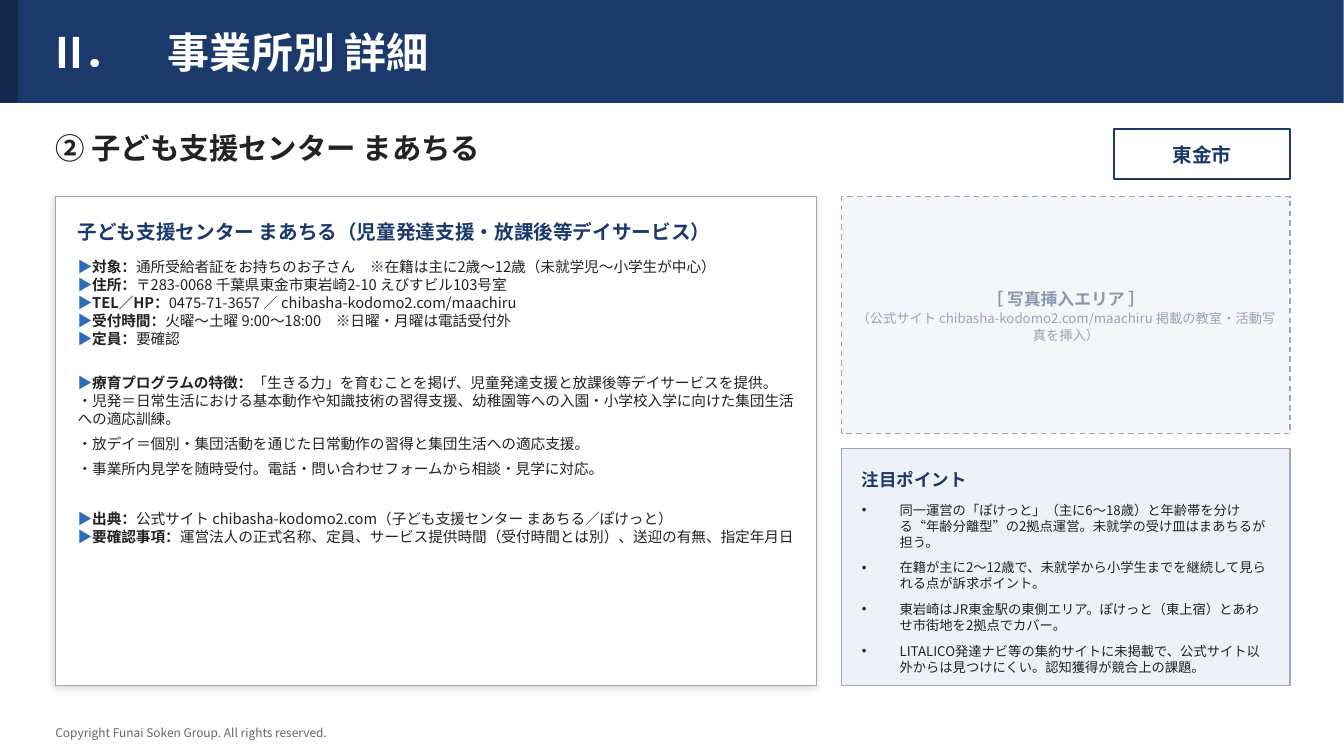
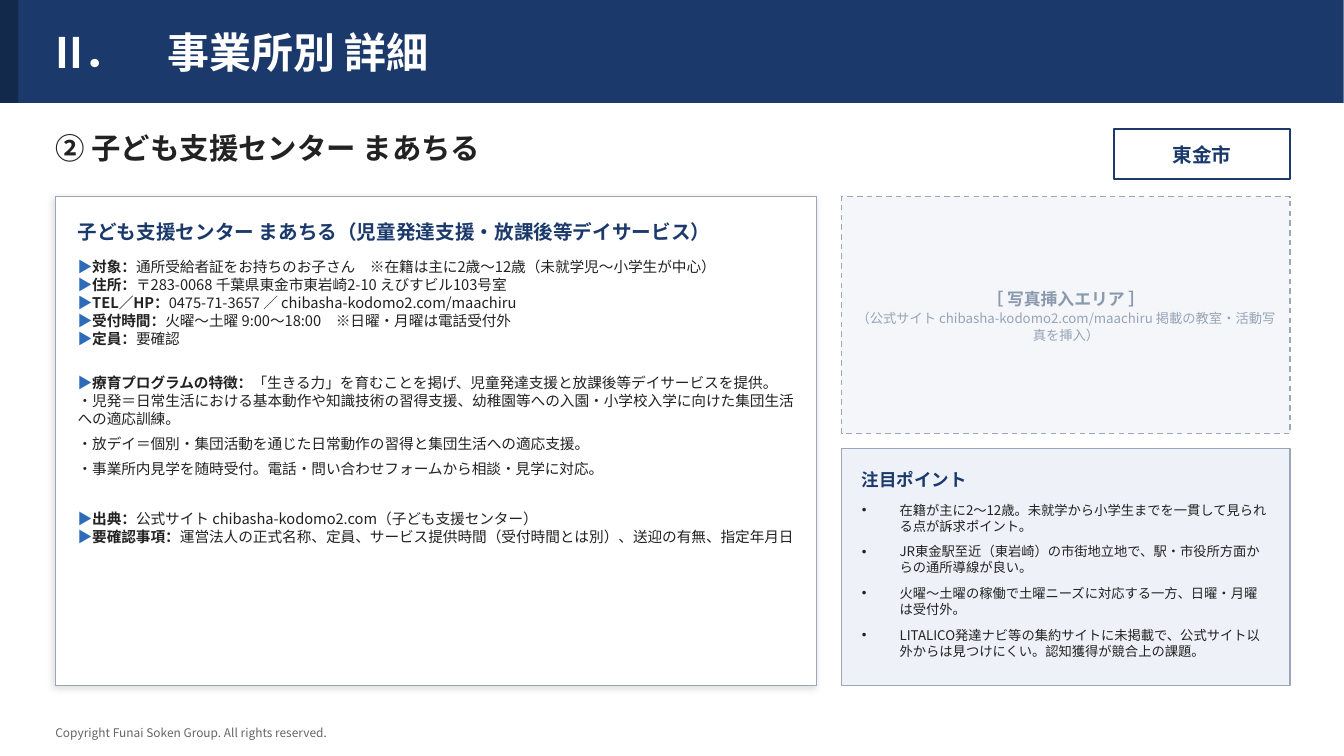
Before and after one commit to efejdjeifienfneafnwaj/-, a slide deck: slide 4 of 東金市_児童発達支援_事業所調査.pptx. Drawn at 1344x756 pixels with LibreOffice and Linux fonts; fonts in the diff are those of the drawing. Boxes give left, top, right and bottom in pixels: in the first picture for what was removed or moved away, otherwise in the second. Text is boxed around its words. In the diff, an @@ line names an element or a change of style, - is before the commit and + after.

```diff
--- a/東金市_児童発達支援_事業所調査.pptx
+++ b/東金市_児童発達支援_事業所調査.pptx
@@ text at [900,504,1267,615]: text changed @@
-• 同一運営の「ぽけっと」（主に6〜18歳）と年齢帯を分ける“年齢分離型”の2拠点運営。未就学の受け皿はまあちるが担う。
-• 在籍が主に2〜12歳で、未就学から小学生までを継続して見られる点が訴求ポイント。
-• 東岩崎はJR東金駅の東側エリア。ぽけっと（東上宿）とあわせ市街地を2拠点でカバー。
+• 在籍が主に2〜12歳。未就学から小学生までを一貫して見られる点が訴求ポイント。
+• JR東金駅至近（東岩崎）の市街地立地で、駅・市役所方面からの通所導線が良い。
+• 火曜〜土曜の稼働で土曜ニーズに対応する一方、日曜・月曜は受付外。
@@ text at [78,511,537,526]: text changed @@
-▶出典：公式サイト chibasha-kodomo2.com（子ども支援センター まあちる／ぽけっと）
+▶出典：公式サイト chibasha-kodomo2.com（子ども支援センター）
```
Also in this commit, not shown: 9 other slides changed, 2 slides removed.
